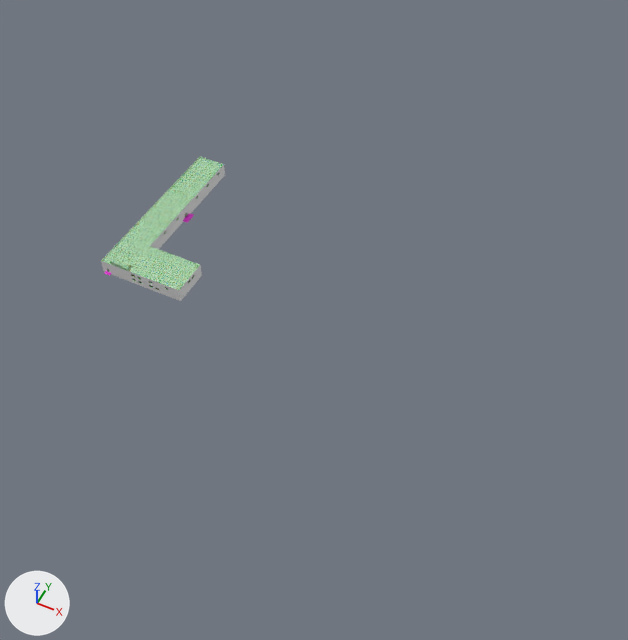
The Blender file map.blend, before and after one commit.
The view is the same before and after, from a 50 mm lens placed at (326.0, -396.0, 451.0), pointed at (140.0, -22.0, -16.0). The axes (+X, +Y, +Z) are drawn at lower left. The lights are the same throughout.

Before the edit, the objects in view are built like this:
```python
mat_coast_road = principled_material('coast_road')
mat_coast_road.texture = img_coast_road
me_cube = bpy.data.meshes.new('Cube')
me_cube.from_pydata(...)  # 4183 vertices, 3663 faces; spans x -14.0..51.0, y -66.8..70.6, z -4.2..10.2
# faces by material slot: [567, 191, 1498, 765, 40, 33, 569]
me_cube.materials.append(mat_default)  # picture img_modeling_texture_png
me_cube.materials.append(mat_cliff)  # picture img_modeling_texture2_png
me_cube.materials.append(mat_material_001)
me_cube.materials.append(mat_material_002)
me_cube.materials.append(mat_material)  # pink #e736d7
me_cube.materials.append(mat_material_003)  # picture img_modeling_texture2_png
me_cube.materials.append(mat_material_004)  # white #e7e7e7
me_cube_001 = bpy.data.meshes.new('Cube.001')
me_cube_001.from_pydata(...)  # 997 vertices, 1557 faces, 3 loose edges; spans x -8.0..291.0, y -3.0..37.0, z -308.0..228.0
# faces by material slot: [1009, 128, 148, 228, 44]
me_cube_001.materials.append(mat_default)  # picture img_modeling_texture_png
me_cube_001.materials.append(mat_forest)  # picture img_forest_png
me_cube_001.materials.append(mat_coast_road)  # picture img_coast_road
me_cube_001.materials.append(mat_cliff)  # picture img_modeling_texture2_png
me_cube_001.materials.append(mat_dorms_road)  # black #000000
ob_cube_001 = bpy.data.objects.new('Cube.001', me_cube_001)
ob_cube_001.location = (0.0, 0.0, 0.0)
ob_cube_001.rotation_euler = (1.571, 0.0, 0.0)  # degrees (90, 0, 0)
ob_cube_001.hide_set(True)
ob_dorms = bpy.data.objects.new('Dorms', me_cube)
ob_dorms.location = (8.6, -3.8, 13.6)
_m = ob_dorms.modifiers.new('Triangulate', 'TRIANGULATE')
```
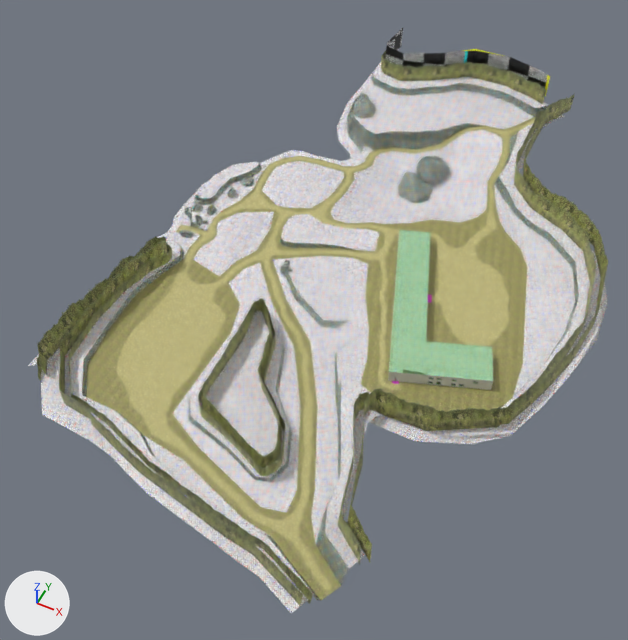
Where the newer file only moved an object's origin or applied its transform, the numbers keep the older frame.

Changed parts and their boxes [x1, y1, x2, y2] in the pictures (628 x 640 px; the box of a moved part takes in the faces that stretch with it):
'Cube.001', shown
    after: [28, 28, 608, 613]
'Dorms', reshaped (15% narrower, 11% taller)
    before: [101, 157, 225, 301]
    after: [388, 230, 493, 390]
part 1 of me_cube_001, added
    after: [398, 172, 433, 203]
part 2 of me_cube_001, added
    after: [416, 156, 450, 187]
part 3 of me_cube_001, added
    after: [347, 93, 377, 131]
part 4 of me_cube_001, added (yellow)
    after: [337, 109, 597, 565]
part 5 of me_cube_001, added (yellow)
    after: [347, 93, 608, 562]
part 6 of me_cube_001, added (yellow)
    after: [381, 51, 546, 104]
part 7 of me_cube_001, added
    after: [386, 28, 550, 96]
part 8 of me_cube_001, built on
    after: [59, 52, 608, 613]
part 9 of me_cube_001, moved or reshaped (not visible before)
    after: [240, 177, 254, 186]
part 10 of me_cube_001, surface changed (beige)
    after: [36, 90, 503, 542]
part 11 of me_cube_001, recoloured (beige)
    after: [272, 513, 316, 559]
part 12 of me_cube_001, recoloured
    after: [180, 186, 293, 277]
part 13 of me_cube_001, recoloured (beige)
    after: [354, 129, 527, 412]
part 14 of me_cube, moved or reshaped
    before: [101, 157, 225, 301]
    after: [388, 230, 493, 390]
part 15 of me_cube, moved or reshaped
    before: [132, 173, 219, 289]
    after: [429, 377, 478, 383]
part 16 of me_cube, moved or reshaped
    before: [110, 261, 131, 270]
    after: [403, 370, 425, 375]
part 17 of me_cube, deleted (green)
    before: [103, 158, 222, 290]
part 18 of me_cube, added (green)
    after: [390, 231, 492, 384]

The change, as a diff of the scene's bpy script:
```diff
--- a/map.blend.py
+++ b/map.blend.py
@@ mat_coast_road @@
 mat_coast_road = bpy.data.materials.new('coast_road')
-# nodes: BsdfPrincipled, OutputMaterial, TexImage
-# uses the picture img_coast_road
+# nodes: BsdfPrincipled, Mapping, Mix, OutputMaterial, TexImage x3, UVMap
+# uses the picture img_ground1_jpeg
+# uses the picture img_ground2_jpg
+# uses the picture img_untitled
@@ me_cube_001 @@
 # used by ob_cube_001; location = (0.0, 0.0, 0.0); rotation_euler = (1.571, 0.0, 0.0), in degrees (90, 0, 0)
-me_cube_001.from_pydata(...)  # 997 vertices, 1557 faces, 3 loose edges; spans x -8.0..291.0, y -3.0..37.0, z -308.0..228.0
+me_cube_001.from_pydata(...)  # 1597 vertices, 2452 faces, 3 loose edges; spans x -8.0..326.0, y -22.0..58.0, z -298.0..236.0
+# me_cube_001 part 1: a new loose piece of 121 vertices spanning x 140.0..173.0, y -22.0..8.0, z -146.0..-112.0, in mat_cliff (picture img_modeling_texture2_png)
+# me_cube_001 part 2: a new loose piece of 121 vertices spanning x 146.0..176.0, y -19.0..17.0, z -165.0..-134.0
+# me_cube_001 part 3: a new loose piece of 121 vertices spanning x 69.0..100.0, y -4.0..27.0, z -201.0..-167.0, in mat_cliff (picture img_modeling_texture2_png)
+# me_cube_001 part 4: a new loose piece of 42 vertices spanning x 209.0..315.0, y 14.0..50.0, z -231.0..193.0, in mat_forest (picture img_forest_png)
+# me_cube_001 part 5: a new loose piece of 42 vertices spanning x 216.0..321.0, y 21.0..58.0, z -231.0..193.0, in mat_forest (picture img_forest_png)
+# me_cube_001 part 6: a new loose piece of 18 vertices spanning x 69.0..220.0, y 8.0..46.0, z -293.0..-232.0, in mat_forest (picture img_forest_png)
+# me_cube_001 part 7: a new loose piece of 18 vertices spanning x 71.0..220.0, y 13.0..52.0, z -298.0..-236.0, in mat_cliff (picture img_modeling_texture2_png)
+# me_cube_001 part 8: 10 vertices moved from x 52.0..201.0, y -3.0..33.0, z -308.0..220.0 to x 55.0..202.0, y -3.0..35.0, z -240.0..221.0; 2 vertices removed from x 63.0..205.0, y 7.0..12.0, z -308.0..228.0; 119 vertices added at x 55.0..326.0, y -3.0..45.0, z -296.0..236.0
+# me_cube_001 part 9: 18 vertices moved from x 36.0..47.0, y 4.0..11.0, z -72.0..-62.0 to x 30.0..41.0, y 4.0..11.0, z -72.0..-62.0
+# me_cube_001 part 10: 268 kept faces spanning x 9.0..291.0, y -3.0..25.0, z -246.0..221.0 get new texture (UV) coordinates
+# me_cube_001 part 11: 3 faces spanning x 200.0..225.0, y 6.0, z 176.0..205.0 switch from mat_default (picture img_modeling_texture_png) to mat_coast_road
+# me_cube_001 part 12: 416 faces spanning x 6.0..116.0, y -2.0..15.0, z -72.0..13.0 switch from mat_default (picture img_modeling_texture_png) to mat_cliff (picture img_modeling_texture2_png)
+# me_cube_001 part 13: 44 faces spanning x 145.0..291.0, y 10.0..22.0, z -206.0..91.0 switch from mat_dorms_road (black #000000) to mat_coast_road
 me_cube_001.materials.append(mat_forest)
@@ me_cube @@
-me_cube.from_pydata(...)  # 4183 vertices, 3663 faces; spans x -14.0..51.0, y -66.8..70.6, z -4.2..10.2
+me_cube.from_pydata(...)  # 4183 vertices, 3663 faces; spans x 161.9..268.3, y -66.8..66.9, z -4.2..10.2
+# me_cube part 14: the loose piece of 1994 vertices spanning x -14.0..51.0, y -64.6..68.1, z -4.2..6.5 is turned 20 degrees about the z axis through its middle, then moved by (196.7, 6.2, 0.0)
+# me_cube part 15: the loose piece of 110 vertices spanning x -13.4..50.6, y -64.3..67.5, z 1.4..1.8 is turned 20 degrees about the z axis through its middle, then moved by (196.7, 6.3, 0.0)
+# me_cube part 16: the loose piece of 46 vertices spanning x -13.4..8.2, y -64.6..-51.8, z 1.8..9.9 is turned 20 degrees about the z axis through its middle, then moved by (218.4, 2.6, 0.0)
+# me_cube part 17: 73 loose pieces with 1145 vertices, spanning x -13.5..50.7, y -66.8..70.6, z -3.2..10.2, are deleted
+# me_cube part 18: 1145 vertices added at x 162.6..267.9, y -66.8..66.3, z -3.2..10.2
 me_cube.materials.append(mat_default)
@@ ob_cube_001 @@
 ob_cube_001.rotation_euler = (1.571, 0.0, 0.0)  # degrees (90, 0, 0)
-ob_cube_001.hide_set(True)
```
